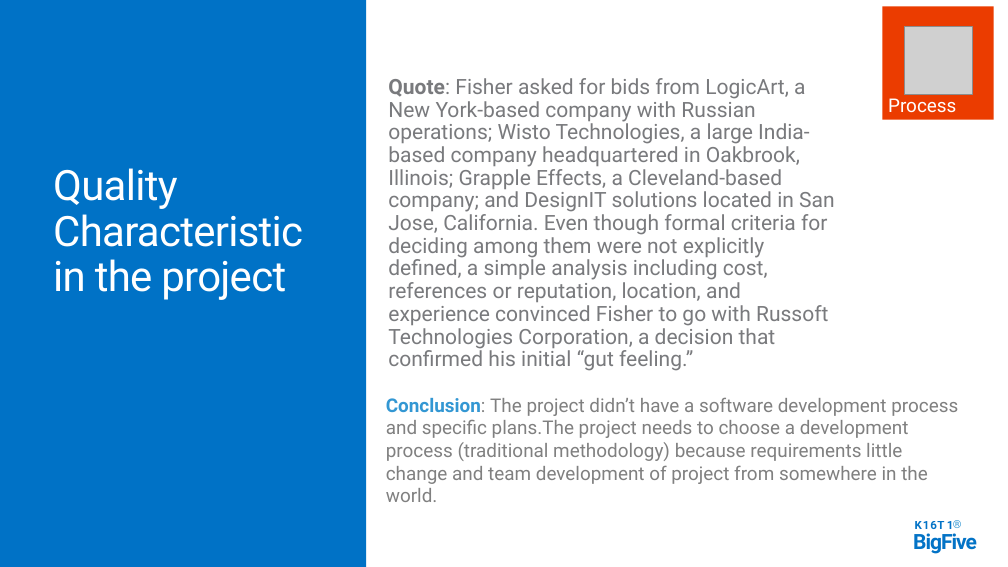
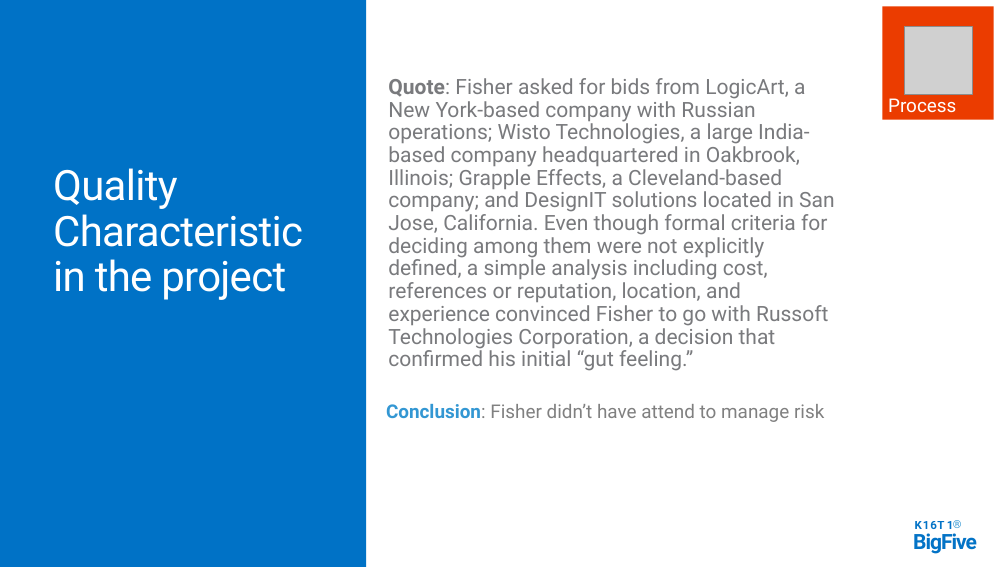
Before and after one commit to daotk/cdkpt, a slide deck: slide 25 of SPQM/Team Assignment/Team Assignment 01/K16T1-Team15-Team Assignment1/K16T1-Team15-Team Assignment1-Presentation.pptx. Drawn at 1008x567 pixels with LibreOffice and Linux fonts; fonts in the diff are those of the drawing; grey boxes stand for pictures. Boxes give left, top, right and bottom in pixels: in the first picture for what was removed or moved away, otherwise in the second. Text is boxed around its words. In the diff, an @@ line names an element or a change of style, - is before the commit and + after.

```diff
--- a/SPQM/Team Assignment/Team Assignment 01/K16T1-Team15-Team Assignment1/K16T1-Team15-Team Assignment1-Presentation.pptx
+++ b/SPQM/Team Assignment/Team Assignment 01/K16T1-Team15-Team Assignment1/K16T1-Team15-Team Assignment1-Presentation.pptx
@@ text removed at box(386, 398, 958, 484) @@
-Conclusion: The project didn’t have a software development process and specific plans.The project needs to choose a development process (traditional methodology) because requirements little change and team development of project from somewhere in the world.
@@ text added at box(386, 404, 824, 422), 18 pt, text #808080 @@
+Conclusion: Fisher didn’t have attend to manage risk
```
Also in this commit, not shown: 1 other slide changed.
